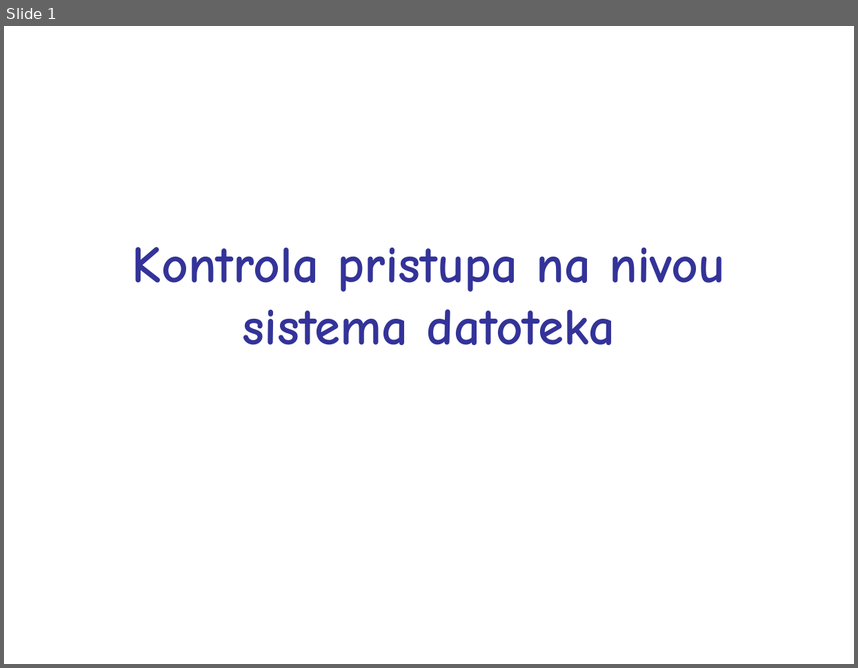
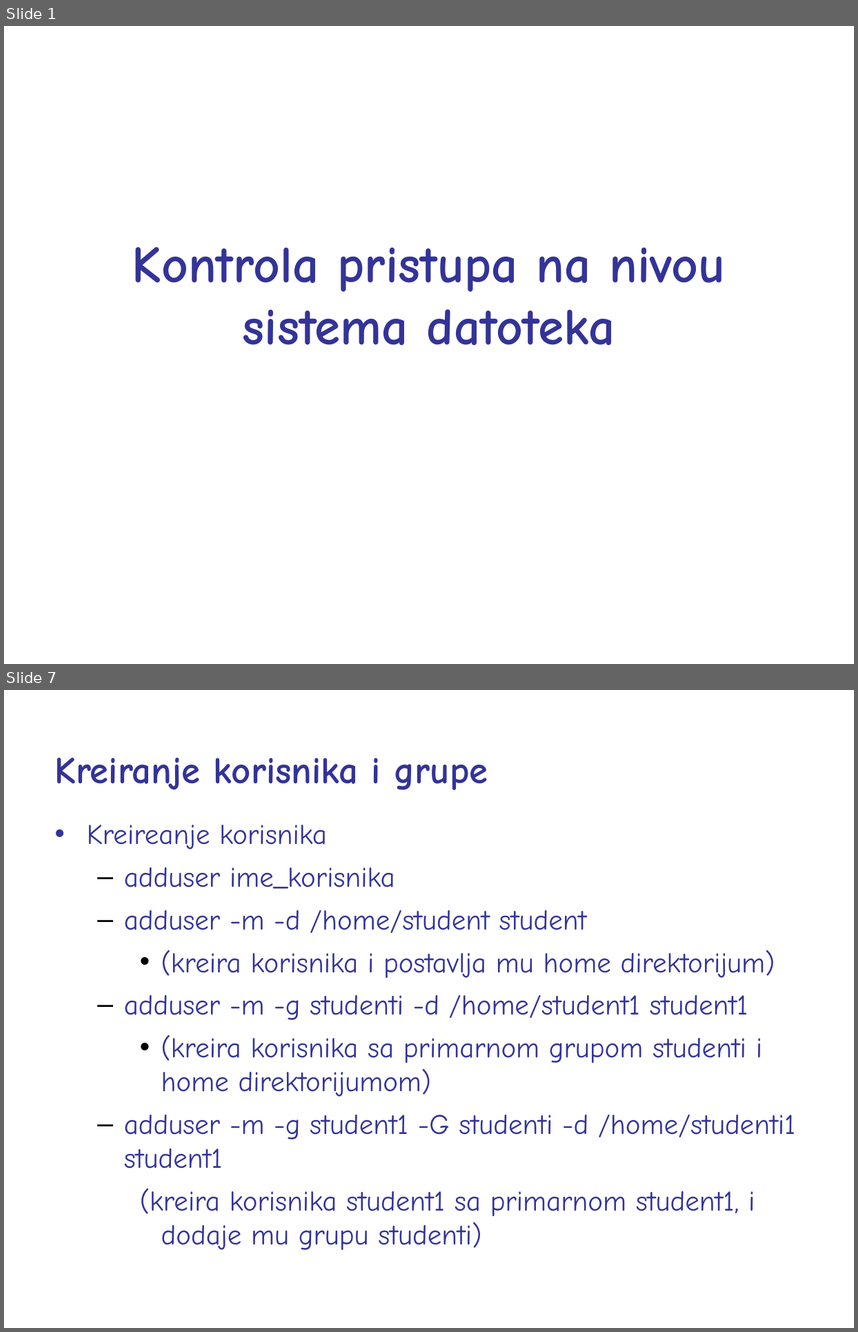
Before and after one commit to nnMan1/operativni_sistemi_2024, a slide deck: Materijali/shell/shell_prezentacije/4.ppt. Shown one above the other, each under a label of ours: slide 1 before the commit, slides 1 and 7 after it; the slides between them are not shown. The pictures are 858x668 and 858x1332 pixels, drawn with LibreOffice and Linux fonts; fonts in the diff are those of the drawing. Boxes give left, top, right and bottom in pixels: in the first picture for what was removed or moved away, otherwise in the second. Text is boxed around its words. In the diff, an @@ line names an element or a change of style, - is before the commit and + after.

```diff
--- a/Materijali/shell/shell_prezentacije/4.ppt
+++ b/Materijali/shell/shell_prezentacije/4.ppt
@@ slide 7 added at box(4, 690, 854, 1328), background #FFFFFF @@
@@ text added at box(55, 758, 488, 790), 32 pt, text #333399, bold @@
+Kreiranje korisnika i grupe
@@ text added at box(87, 825, 795, 1250), 24 pt, text #333399 @@
+• Kreireanje korisnika
+  – adduser ime_korisnika
+  – adduser -m -d /home/student student
+    • (kreira korisnika i postavlja mu home direktorijum)
+  – adduser -m -g studenti -d /home/student1 student1
+    • (kreira korisnika sa primarnom grupom studenti i home direktorijumom)
+  – adduser -m -g student1 -G studenti -d /home/studenti1 student1
+    (kreira korisnika student1 sa primarnom student1, i dodaje mu grupu studenti)
```
Also in this commit, not shown: 10 other slides added, 4 other files.
